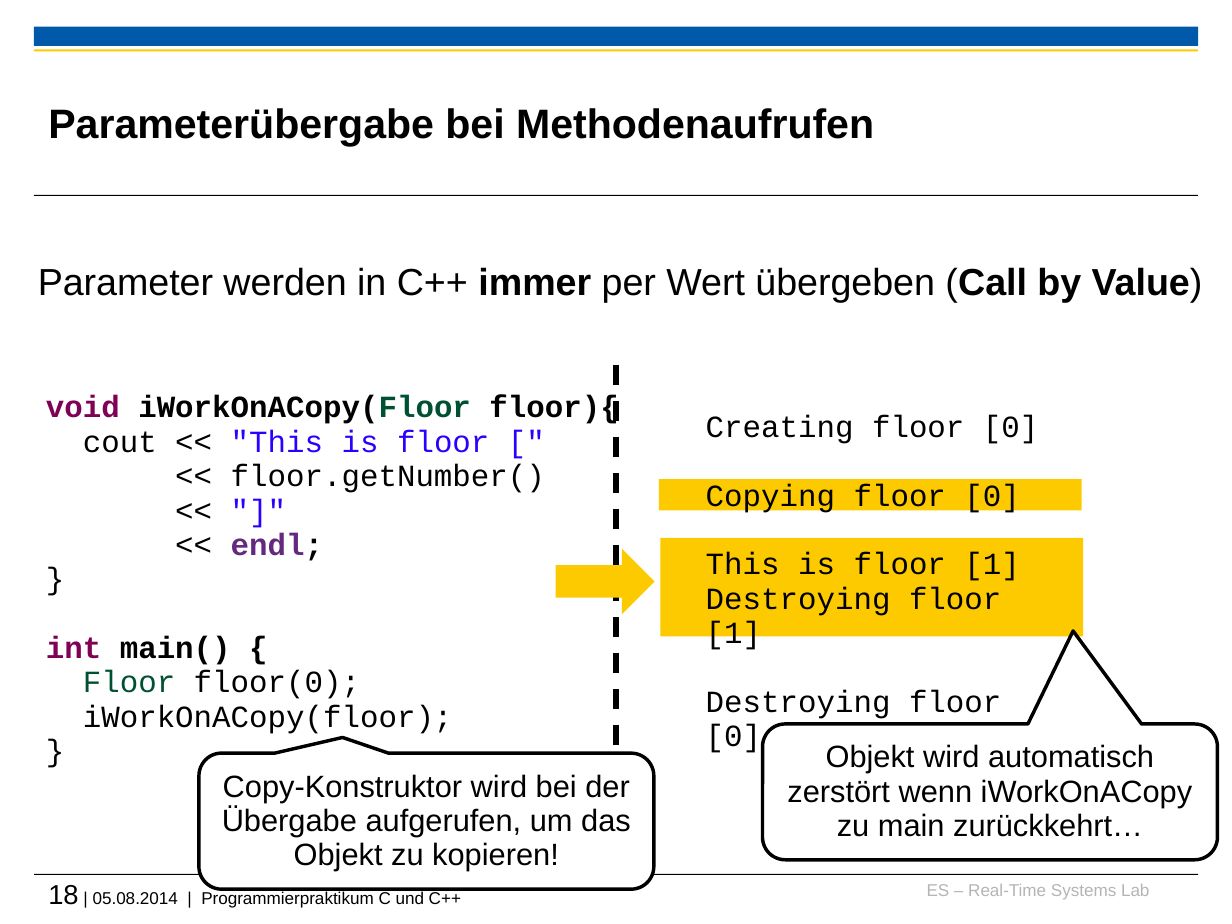
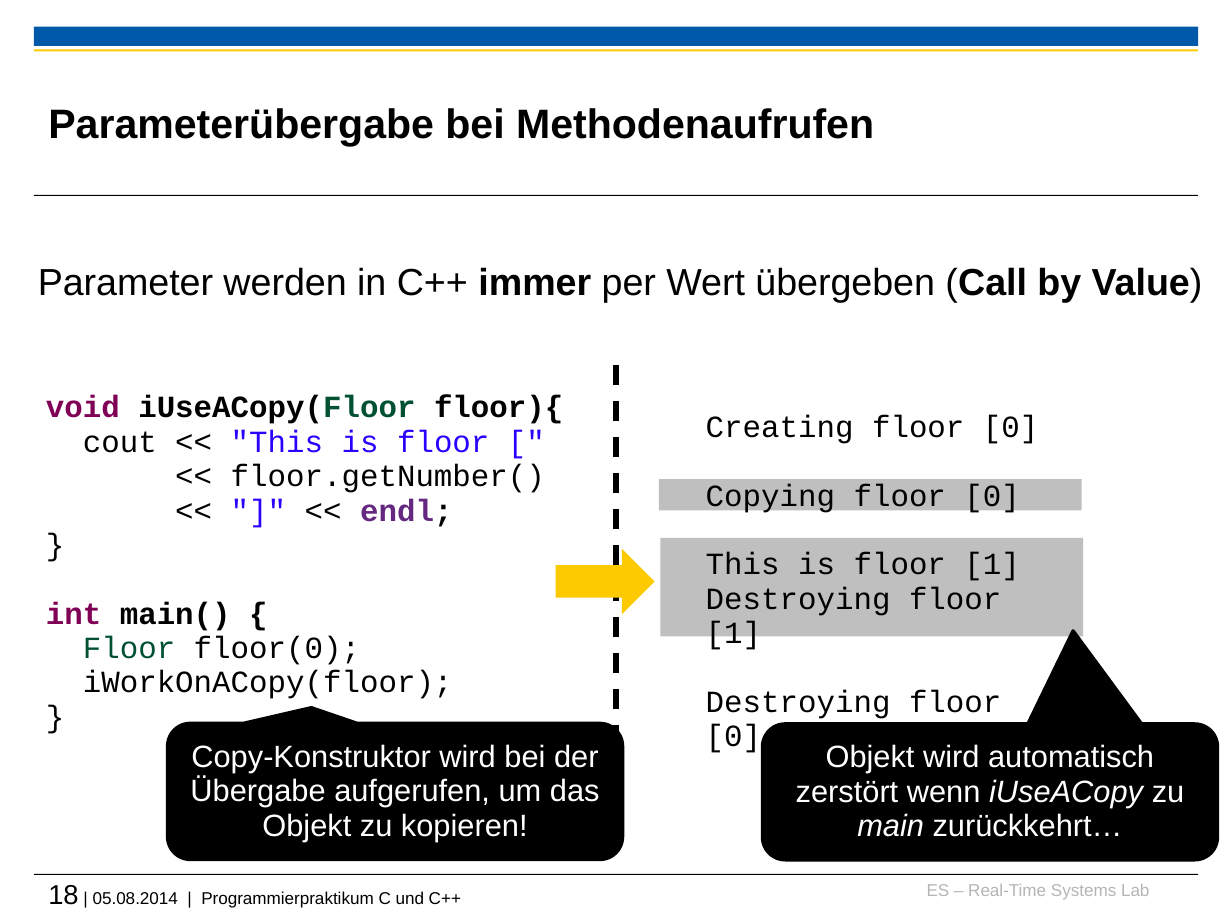
Before and after one commit to h82k/tud-cppp, a slide deck: slide 18 of Vorlesung/2 Speicherverwaltung.pptx. Drawn at 1232x924 pixels with LibreOffice and Linux fonts; fonts in the diff are those of the drawing; background and template pictures are left out. Boxes give left, top, right and bottom in pixels: in the first picture for what was removed or moved away, otherwise in the second. Text is boxed around its words. In the diff, an @@ line names an element or a change of style, - is before the commit and + after.

```diff
--- a/Vorlesung/2 Speicherverwaltung.pptx
+++ b/Vorlesung/2 Speicherverwaltung.pptx
@@ text at [46, 395, 563, 424]: text changed @@
-void iWorkOnACopy(Floor floor){
+void iUseACopy(Floor floor){
@@ rectangle at [659, 479, 1082, 511]: fill #FDCA00 to #BFBFBF @@
@@ text at [360, 498, 452, 527]: text changed @@
-<< "]"
-<< endl;
+<< "]" << endl;
@@ rectangle at [660, 538, 1083, 637]: fill #FDCA00 to #BFBFBF @@
@@ rounded speech box "Copy-Konstruktor wird bei der Übergabe ...": place and size @@
-rounded speech box "Copy-Konstruktor wird bei der Übergabe ..." at [198, 753, 653, 888]
+rounded speech box "Copy-Konstruktor wird bei der Übergabe ..." at [168, 723, 622, 859]
@@ rounded speech box "Copy-Konstruktor wird bei der Übergabe ..." at [168, 723, 622, 859]: text colour #000000 to #FFFFFF; fill #FFFFFF to #000000 @@
@@ rounded speech box "Objekt wird automatisch zerstört wenn ..." at [763, 724, 1217, 860]: fill #FFFFFF to #000000 @@
@@ text in rounded speech box at [796, 744, 1184, 837]: text changed; text colour #000000 to #FFFFFF @@
-Objekt wird automatisch zerstört wenn iWorkOnACopy zu main zurückkehrt…
+Objekt wird automatisch zerstört wenn iUseACopy zu main zurückkehrt…
```
Also in this commit, not shown: 16 other slides changed, 2 other files.
